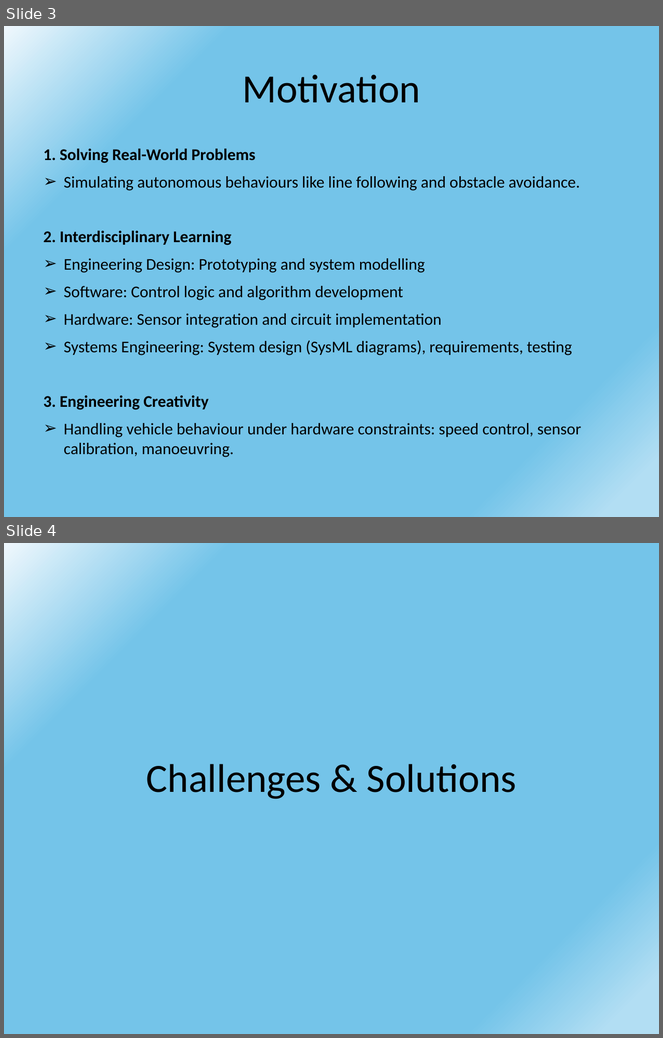
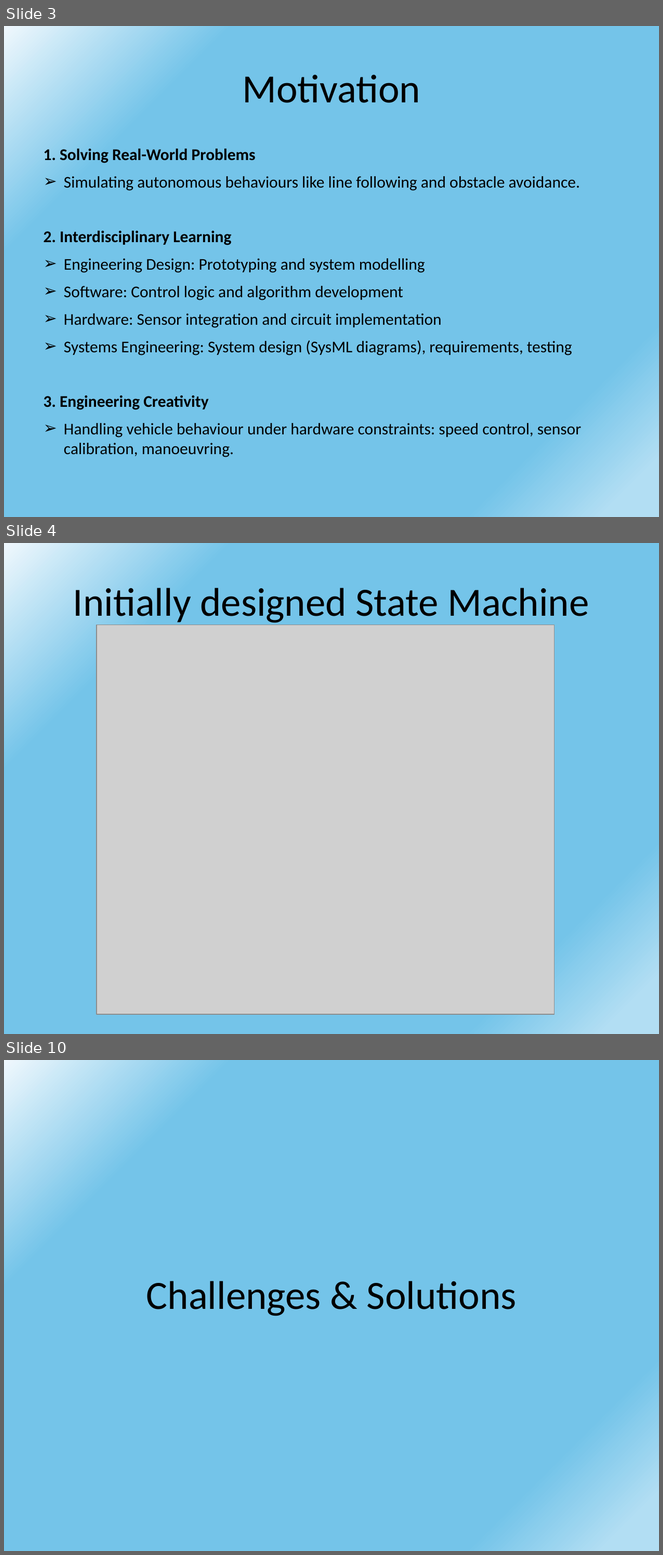
Before and after one commit to DariaShushkova/Autonomous_vehicle_prototype, a slide deck: Presentation.pptx. Shown one above the other, each under a label of ours: slides 3 and 4 before the commit, slides 3, 4 and 10 after it; the slides between them are not shown. The pictures are 663x1038 and 663x1555 pixels, drawn with LibreOffice and Linux fonts; fonts in the diff are those of the drawing; grey boxes stand for pictures. Boxes give left, top, right and bottom in pixels: in the first picture for what was removed or moved away, otherwise in the second. Text is boxed around its words. In the diff, an @@ line names an element or a change of style, - is before the commit and + after.

```diff
--- a/Presentation.pptx
+++ b/Presentation.pptx
@@ slide 4 added at (4, 543, 659, 1034), background gradient #F0F8FD to #74C4E9 to #B2DEF3 @@
@@ title added at (73, 583, 589, 625), 44 pt, text #000000 @@
+Initially designed State Machine
@@ picture added at (97, 625, 554, 1015) @@
@@ what was slide 4 is now slide 10 @@
```
Also in this commit, not shown: 5 other slides added.
